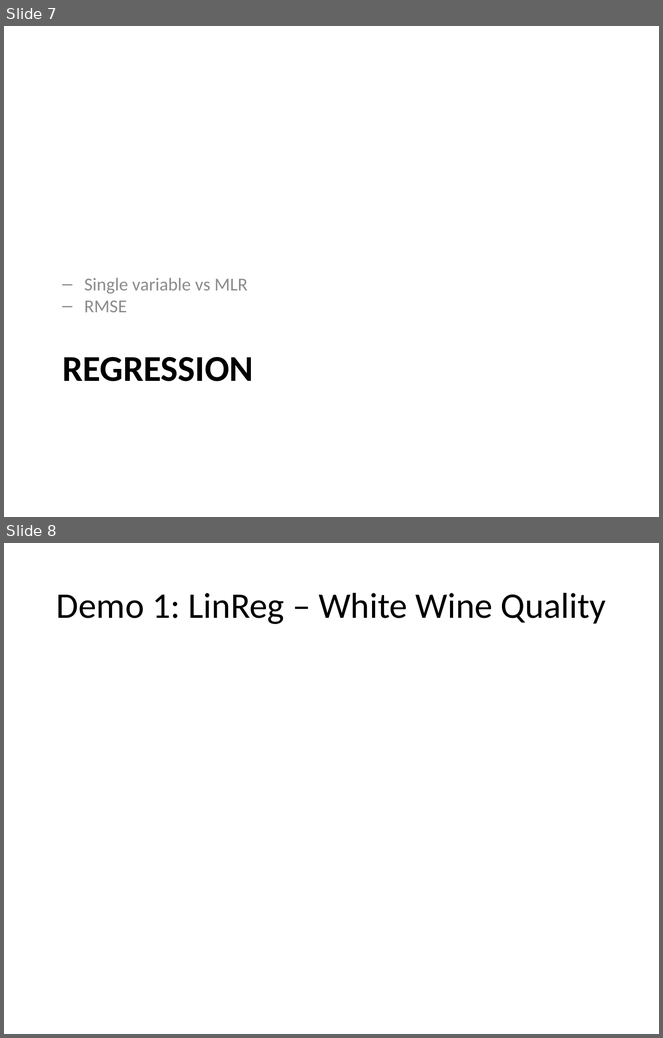
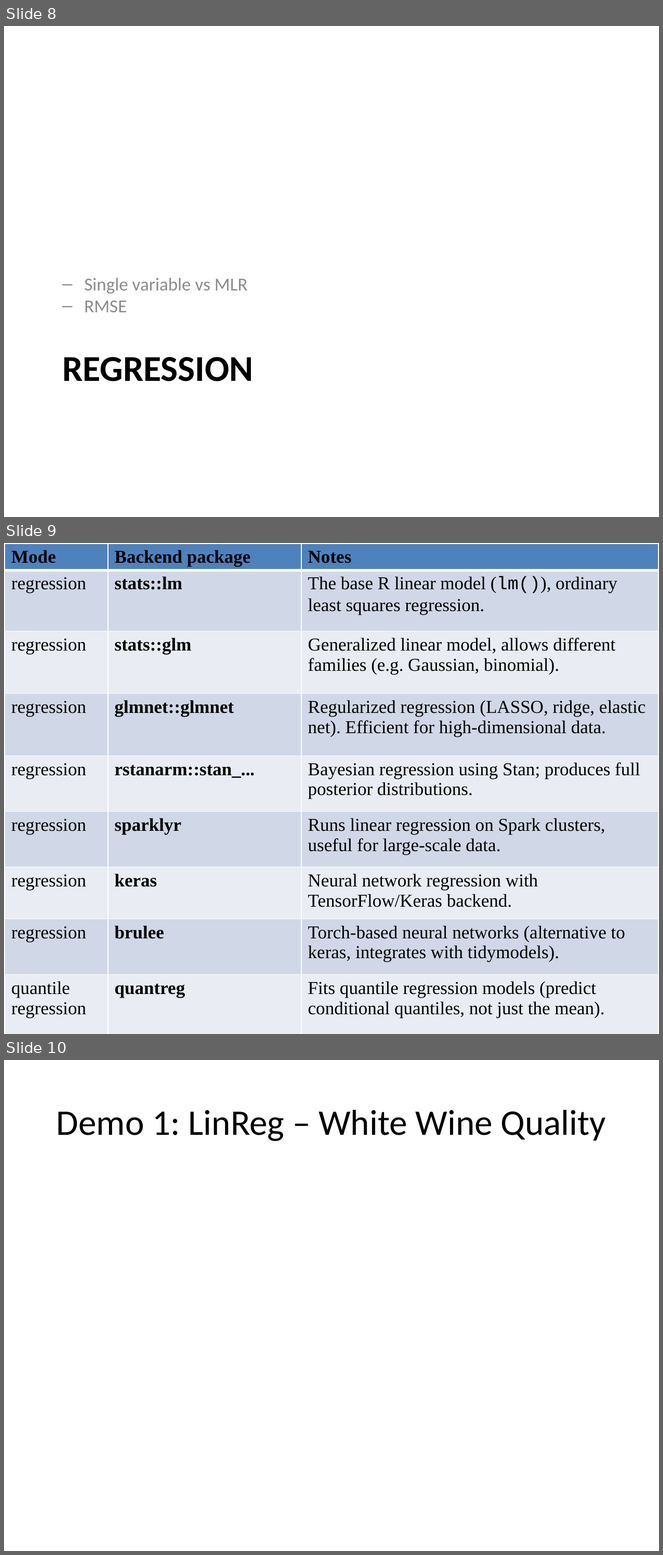
Before and after one commit to Bioinformatics-Munich-Student-Lab/ML_in_R, a slide deck: workshop.pptx. Shown one above the other, each under a label of ours: slides 7 and 8 before the commit, slides 8, 9 and 10 after it. The pictures are 663x1038 and 663x1555 pixels, drawn with LibreOffice and Linux fonts; fonts in the diff are those of the drawing. Boxes give left, top, right and bottom in pixels: in the first picture for what was removed or moved away, otherwise in the second. Text is boxed around its words. In the diff, an @@ line names an element or a change of style, - is before the commit and + after.

```diff
--- a/workshop.pptx
+++ b/workshop.pptx
@@ slide 9 added at <box>4,543,659,1034</box>, background #FFFFFF @@
@@ table added at <box>5,544,658,1034</box>, 9 rows, 3 columns @@
+Mode | Backend package | Notes
+regression | stats::lm | The base R linear model (lm()), ordinary least squares regression.
+regression | stats::glm | Generalized linear model, allows different families (e.g. Gaussian, binomial).
+regression | glmnet::glmnet | Regularized regression (LASSO, ridge, elastic net). Efficient for high-dimensional data.
+regression | rstanarm::stan_... | Bayesian regression using Stan; produces full posterior distributions.
+regression | sparklyr | Runs linear regression on Spark clusters, useful for large-scale data.
+regression | keras | Neural network regression with TensorFlow/Keras backend.
+regression | brulee | Torch-based neural networks (alternative to keras, integrates with tidymodels).
+quantile regression | quantreg | Fits quantile regression models (predict conditional quantiles, not just the mean).
@@ what was slide 7 is now slide 8 @@
@@ what was slide 8 is now slide 10 @@
```
Also in this commit, not shown: 3 other slides added, 1 slide removed.
